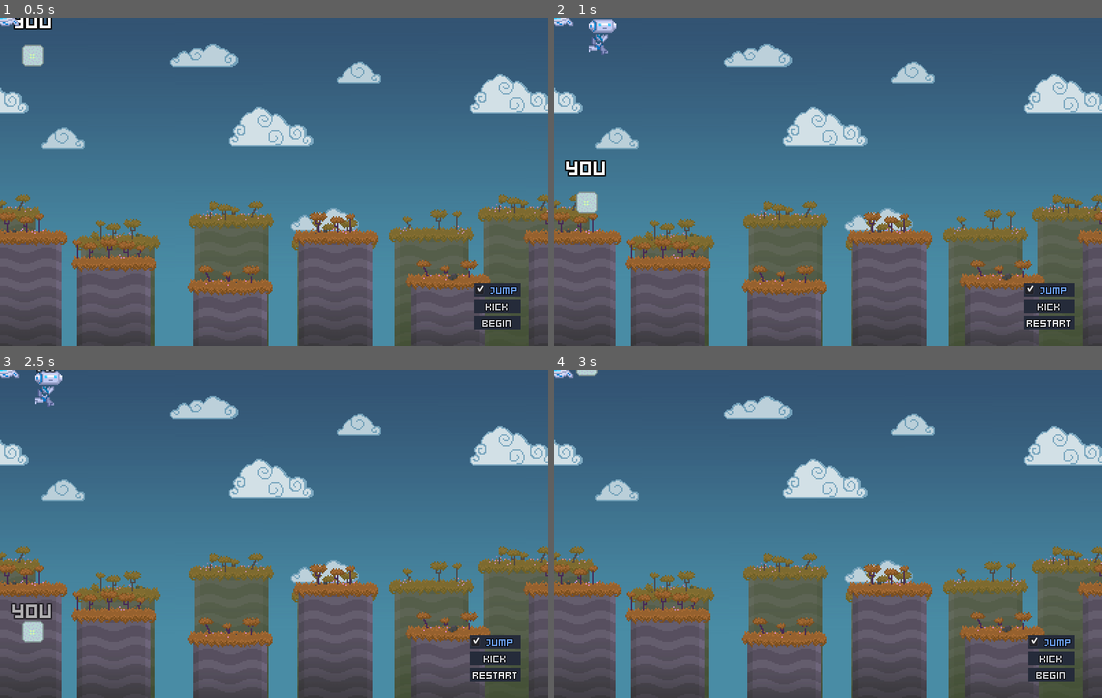
Above: before the commit, frames 1-4 (two rows, left to right).
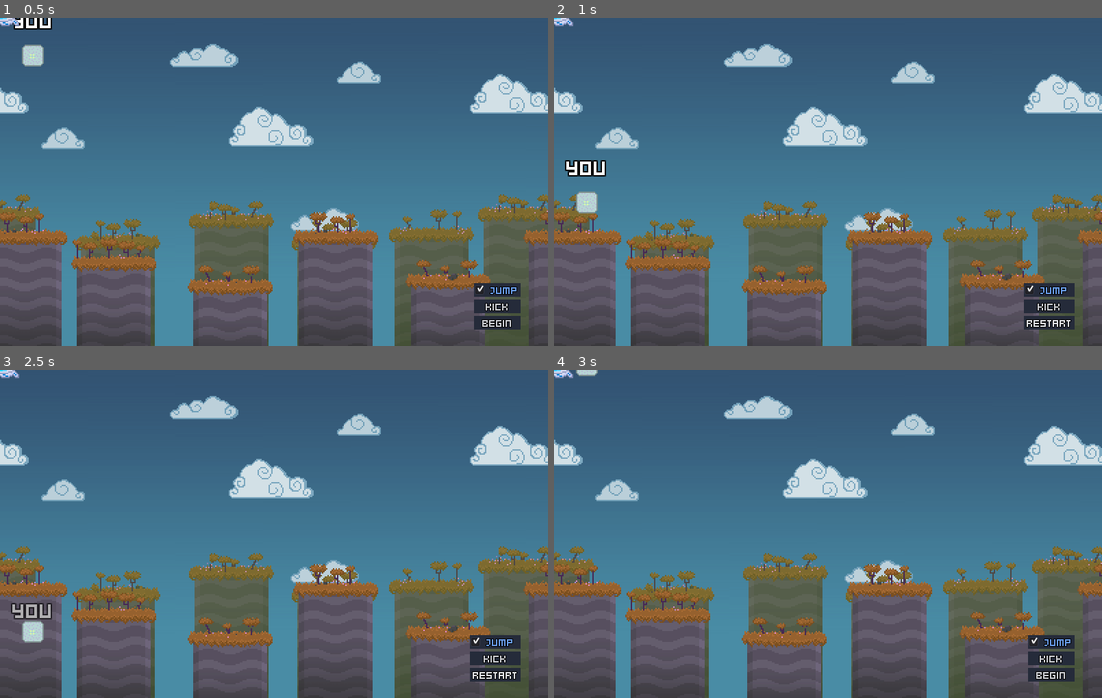
Above: after the commit, the same moments.

Repository: HexagonNico/Project-Wowie4
Game: Godot game, scene res://assets/levels/level.tscn
The game is run twice, just before and just after one commit, with the same random seed, the same clock (stepped at 60 frames per second) and the same inputs. This scene is started directly instead of the project's main scene. The engine's default icon, where the game draws it, is replaced by a stand-in: a white triangle on a blue panel in a dark square.
Inputs:
- Up to frame 1 (0.5 s): no input
- Up to frame 2 (1 s): click "Begin" at 0.5 s
- Up to frame 3 (2.5 s): click "Restart" at 1.25 s; click "Begin" at 2 s
- Up to frame 4 (3 s): click "Restart" at 2.75 s

Frame 1 is identical in both runs. In frame 2, 0.3% of the frame differs, in the area x 6-12%, y 0-12%; in frame 3, 0.3%; in frame 4, nothing differs.

Commit message:
Fixed robot animations

Diff:
--- a/assets/robot/robot.gd
+++ b/assets/robot/robot.gd
@@ -30,15 +30,18 @@
 			animation_player.play("Idle")
 		RUN:
 			animation_player.play("Run")
-			velocity.y += GRAVITY * delta
 			sprite.scale.x = sign(velocity.x)
-			if can_jump and not edge_detector[1 if velocity.x > 0.0 else 0].is_colliding() and ground_detector.is_colliding():
+			if can_jump and not edge_detector[1 if velocity.x > 0.0 else 0].is_colliding():
 				velocity.y = -jump_strength
+				current_state = AIR
+			elif not edge_detector[0].is_colliding() and not edge_detector[1].is_colliding():
 				current_state = AIR
 		AIR:
 			velocity.y += GRAVITY * delta
 			animation_player.play("Jump" if velocity.y < 0.0 else "Falling")
-			if ground_detector.is_colliding(): current_state = RUN
+			sprite.scale.x = sign(velocity.x)
+			if ground_detector.is_colliding() and velocity.y > 0.0:
+				current_state = RUN
 
 
 func _physics_process(_delta: float):
